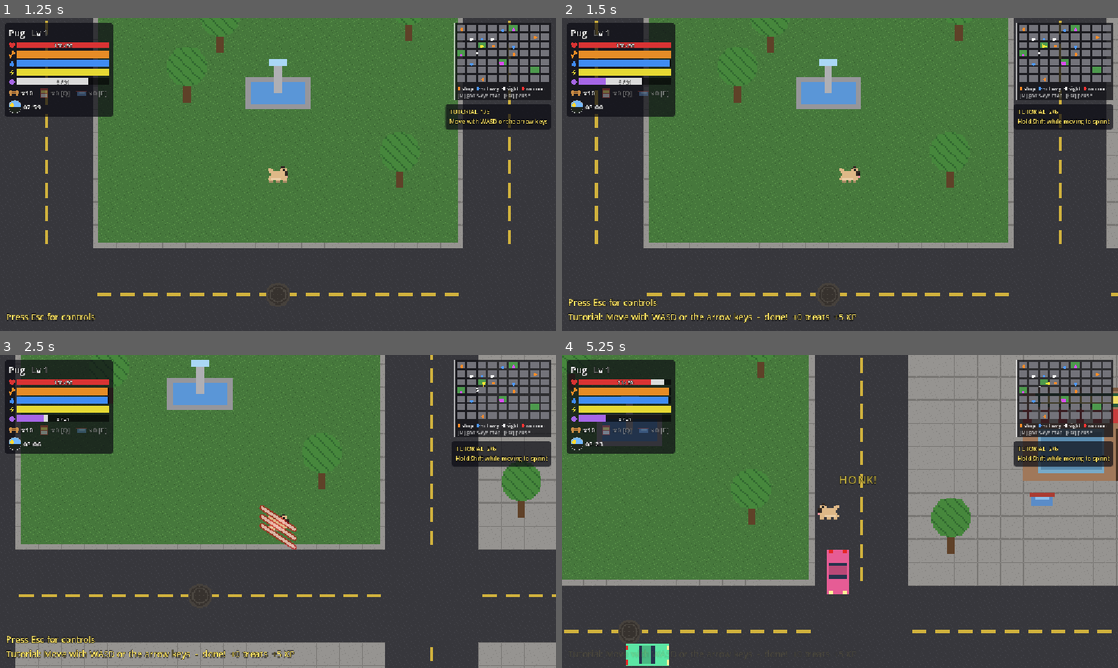
Above: before the commit, frames 1-4 (two rows, left to right).
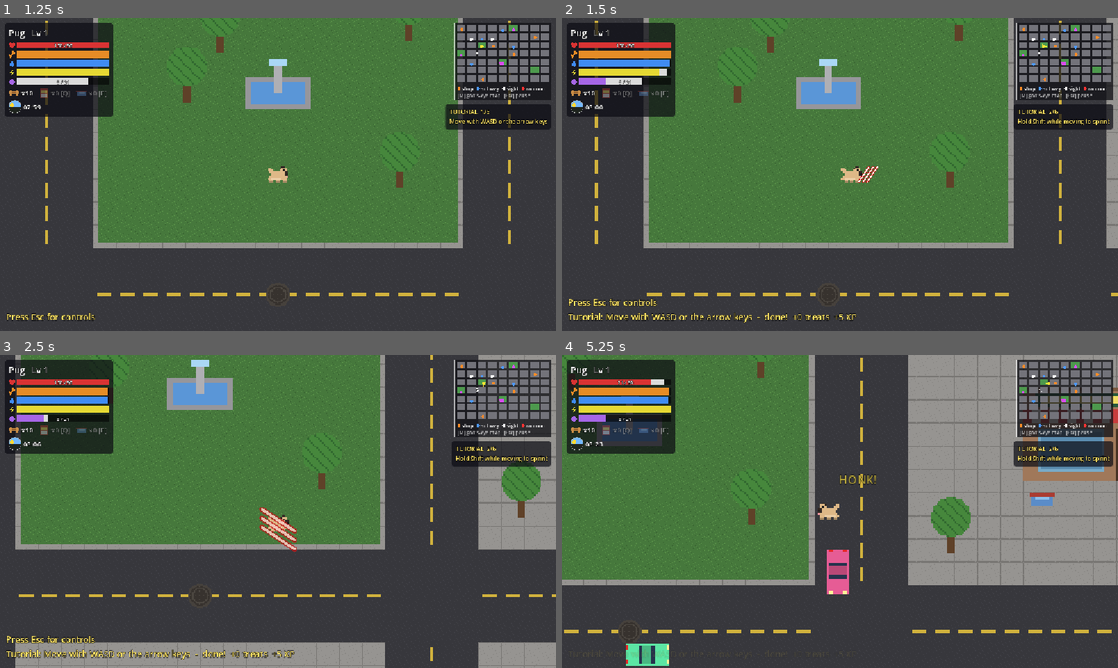
Above: after the commit, the same moments.

Repository: Damon1o/new-dog-city
Game: Godot game, scene res://scenes/Home.tscn
Same seed, same stepped clock (60 frames per second), same inputs: the game is played once before the commit and once after it.
Inputs (mouse positions are in pixels of both pictures, inside the frame that each line leads up to):
- Up to frame 1 (1.25 s): click "New Story" at 0.5 s
- Up to frame 2 (1.5 s): tap Enter at 1.25 s; move the mouse to (962, 158) at 1.27 s; hold D from 1.28 s (still down); tap R at 1.35 s; click (962, 158) at 1.42 s
- Up to frame 3 (2.5 s): tap Space at 1.52, 2.27 s; tap Q at 1.55, 2.1 s; move the mouse to (166, 527) at 2.02 s; release D at 2.03 s; hold S from 2.03 s (still down); tap E at 2.3 s
- Up to frame 4 (5.25 s): move the mouse to (895, 442) at 2.77 s; release S at 2.78 s; hold D 2.78-3.53 s; tap E at 2.85 s; tap C at 3.05, 3.6 s; move the mouse to (812, 574) at 3.52 s; hold W 3.53-4.28 s; click (812, 574) at 3.67 s; tap Space at 3.77, 4.52 s; tap R at 3.8, 4.35 s; move the mouse to (1006, 558) at 4.27 s; hold A from 4.28 s (still down); tap Q at 4.55, 5.1 s; move the mouse to (673, 464) at 5.02 s

Frame 1 is identical in both runs. In frame 2, 0.2% of the frame differs, in the area x 17-57%, y 16-53%; in frame 3, 0.4%; in frame 4, 0.9%, in the area x 0-100%, y 0-100%.

Commit message:
Bark (R): flee/stun raccoons by level gap (M1-4)
Raccoons 5+ levels below the dog flee for 4 s, within 4 levels are stunned 0.5 s, higher ones ignore it. 180 px ring, 15 stamina, 6 s cooldown. bark_scare SFX is the bark pitched down for now.

Co-Authored-By: Claude Opus 5.5 <noreply@anthropic.com>

Diff:
--- a/autoload/sound.gd
+++ b/autoload/sound.gd
@@ -65,6 +65,7 @@
 			AudioServer.set_bus_send(i, "Master")
 	for n in SFX_NAMES:
 		sounds[n] = load("res://assets/sfx/%s.wav" % n)
+	sounds["bark_scare"] = sounds["bark"]  # ponytail: pitched-down bark (lower, longer); swap for its own synth/wav later
 	for i in 2:
 		var p := AudioStreamPlayer.new()
 		p.bus = "Music"
@@ -76,7 +77,7 @@
 	var p := AudioStreamPlayer.new()
 	p.stream = sounds[sound]
 	p.bus = "SFX"
-	p.pitch_scale = randf_range(0.92, 1.08)
+	p.pitch_scale = randf_range(0.92, 1.08) * (0.7 if sound == "bark_scare" else 1.0)
 	add_child(p)
 	p.play()
 	p.finished.connect(p.queue_free)
--- a/scripts/game.gd
+++ b/scripts/game.gd
@@ -286,6 +286,8 @@
 			player.bite()
 		KEY_C:
 			player.dash()
+		KEY_R:
+			player.bark()
 		KEY_Q:
 			if player.use_purina():
 				sfx("pickup")
--- a/scripts/player.gd
+++ b/scripts/player.gd
@@ -20,6 +20,10 @@
 const DASH_TIME := 0.15
 const DASH_CD := 1.2
 const DASH_COST := 25.0
+# spec 05: bark (R) = 180 px ring, 15 stamina, 6 s
+const BARK_RADIUS := 180.0
+const BARK_CD := 6.0
+const BARK_COST := 15.0
 
 const STATS := [["stat_hp", "+10 Max HP"], ["stat_atk", "+2 Bite"], ["stat_spd", "+1 mph Speed"]]
 
@@ -49,6 +53,7 @@
 var attack_cd := 0.0
 var dash_t := 0.0   # dash time left; > 0 means mid-dash and invulnerable
 var dash_cd := 0.0  # read by the ability bar (M1-7)
+var bark_cd := 0.0
 var facing := Vector2.RIGHT
 var anim_t := 0.0
 var name_tag: Label
@@ -87,6 +92,7 @@
 func _physics_process(delta: float) -> void:
 	attack_cd = maxf(attack_cd - delta, 0.0)
 	dash_cd = maxf(dash_cd - delta, 0.0)
+	bark_cd = maxf(bark_cd - delta, 0.0)
 	if dash_t > 0.0:
 		# last step is clamped so the burst covers exactly DASH_PX; walls still stop it
 		var step: float = minf(delta, dash_t)
@@ -151,6 +157,18 @@
 	dash_t = DASH_TIME
 	return true
 
+## R key. Raccoons 5+ levels below flee, within 4 levels get stunned, higher ones ignore it.
+func bark() -> bool:
+	if frozen or bark_cd > 0.0 or stamina < BARK_COST:
+		return false
+	stamina -= BARK_COST
+	bark_cd = BARK_CD
+	Sound.sfx("bark_scare")
+	for r in get_tree().get_nodes_in_group("raccoon"):
+		if r.position.distance_to(position) < BARK_RADIUS:
+			r.scare(level)
+	return true
+
 func take_damage(amount: float) -> void:
 	if dead or dash_t > 0.0:
 		return
--- a/scripts/raccoon.gd
+++ b/scripts/raccoon.gd
@@ -2,7 +2,7 @@
 ## Raccoon hiding in a trash can: pops out when the dog gets close, chases, bites.
 ## Has a level from where its can sits (systems/levels.gd); beat it for treats.
 
-enum State { HIDDEN, CHASE, WINDUP, LUNGE, RETURN }
+enum State { HIDDEN, CHASE, WINDUP, LUNGE, RETURN, FLEE, STUN }
 
 const POP_DIST := 90.0
 const CHASE_SPEED := 190.0
@@ -89,6 +89,16 @@
 				bite_cooldown = 1.0
 			if t <= 0.0:
 				state = State.CHASE
+		State.FLEE:  # scared by a bark: run from the dog, then go home
+			t -= delta
+			position += player.position.direction_to(position) * CHASE_SPEED * delta
+			if t <= 0.0:
+				state = State.RETURN
+		State.STUN:
+			t -= delta
+			if t <= 0.0:
+				state = State.CHASE
+				chase_left = CHASE_TIME
 		State.RETURN:
 			var to_home := home - position
 			if to_home.length() < 6.0:
@@ -106,6 +116,24 @@
 	state = State.HIDDEN
 	hide_cooldown = cooldown
 
+## Bark (spec 05): flee 4 s if the dog is 5+ levels above, stun 0.5 s within 4 levels, else ignore.
+func scare(dog_level: int) -> void:
+	var gap := dog_level - level
+	if state == State.HIDDEN:
+		return
+	if gap >= 5:
+		stun(4.0)
+		state = State.FLEE
+	elif gap >= -4:
+		stun(0.5)
+
+func stun(time: float) -> void:
+	if state == State.HIDDEN:
+		return
+	sprite.modulate = Color.WHITE  # a stunned windup must not stay orange
+	state = State.STUN
+	t = time
+
 func hurt(dmg: float, from: Vector2) -> void:
 	if state == State.HIDDEN:
 		return
--- a/tests/smoke.gd
+++ b/tests/smoke.gd
@@ -111,6 +111,26 @@
 	for b in get_nodes_in_group("boss"):
 		assert(b.level == boss_lv[b.cfg.name] and b.cfg.level == b.level, "park boss level")
 	assert(game.hedgehog.level == 15)
+
+	# bark (M1-4): low raccoon flees, close one is stunned, higher one ignores it
+	var racs := get_nodes_in_group("raccoon")
+	var rac_lv: Array = racs.map(func(r): return r.level)
+	player.position = Vector2(700, 64)
+	player.stamina = 100.0
+	player.level = 10
+	for i in 3:
+		racs[i].position = player.position + Vector2(60, 0).rotated(i * 2.0)
+		racs[i].state = racs[i].State.CHASE
+		racs[i].level = [1, 20, 12][i]
+	assert(player.bark(), "bark fires")
+	assert(not player.bark(), "bark on cooldown")
+	assert(racs[0].state == racs[0].State.FLEE, "raccoon 9 levels below flees")
+	assert(racs[1].state == racs[1].State.CHASE, "raccoon 10 levels above ignores the bark")
+	assert(racs[2].state == racs[2].State.STUN, "raccoon within 4 levels is stunned")
+	player.level = 1
+	for i in racs.size():
+		racs[i].level = rac_lv[i]
+		racs[i].go_home(0.0)
 
 	var bosses := get_nodes_in_group("boss")
 	assert(bosses.size() == 3)
